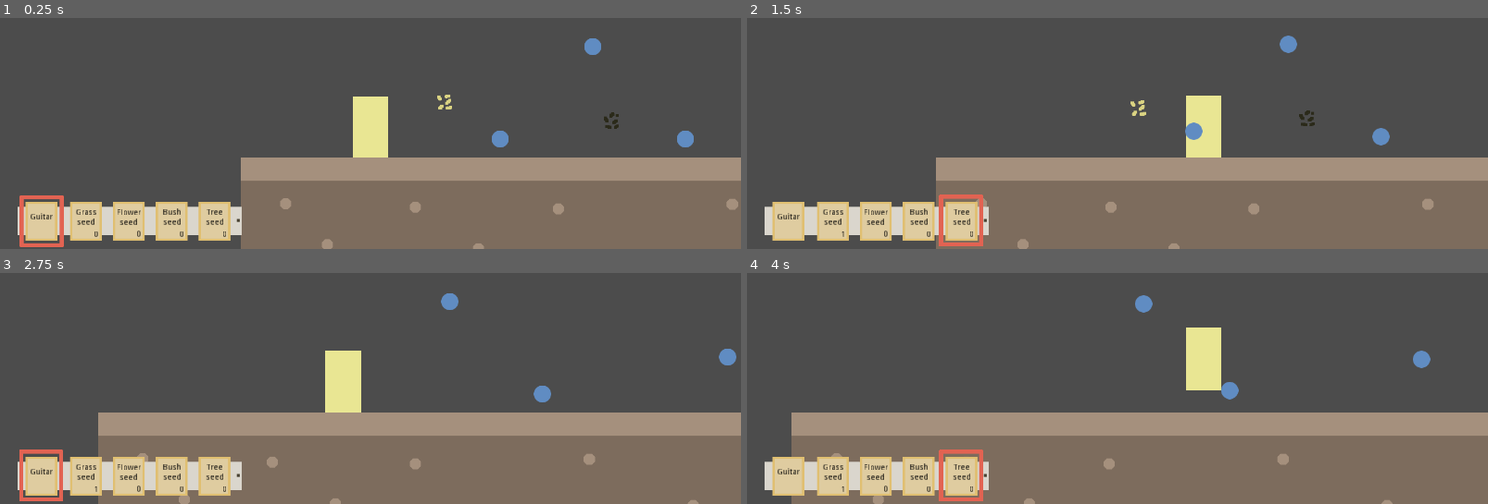
Above: before the commit, frames 1-4 (two rows, left to right).
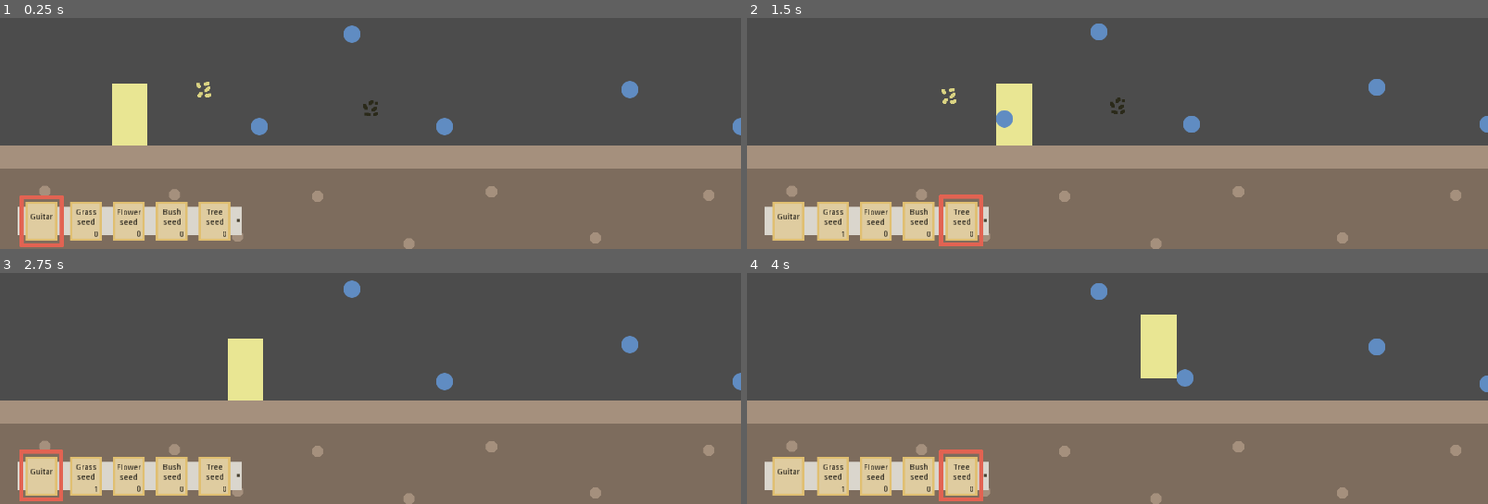
Above: after the commit, the same moments.

Repository: Cowa/Garden-Symphony
Game: Godot game, scene res://scenes/world/World.tscn
The game is run twice, just before and just after one commit, with the same random seed, the same clock (stepped at 60 frames per second) and the same inputs.
Inputs (mouse positions are in pixels of both pictures, inside the frame that each line leads up to):
- Up to frame 1 (0.25 s): no input
- Up to frame 2 (1.5 s): move the mouse to (1280, 20) at 0.52 s; hold Right (ui_right) from 0.53 s (still down); tap Mouse wheel down (left_belt_cursor) at 0.6 s; tap Up (ui_up) at 0.77 s; move the mouse to (969, 61) at 1.27 s; tap Space (plant_seed) at 1.35 s
- Up to frame 3 (2.75 s): tap Up (ui_up) at 1.52 s; move the mouse to (outside the picture) at 2.02 s; release Right (ui_right) at 2.03 s; hold Left (ui_left) from 2.03 s (still down); tap Mouse wheel up (right_belt_cursor) at 2.1 s
- Up to frame 4 (4 s): move the mouse to (1080, 379) at 2.77 s; release Left (ui_left) at 2.78 s; hold Right (ui_right) from 2.78 s (still down); tap Mouse wheel down (left_belt_cursor) at 2.85 s; tap Up (ui_up) at 3.02, 3.77 s; move the mouse to (1339, 358) at 3.52 s; tap Space (plant_seed) at 3.6 s

The runs differ from the first frame. In frame 1, 21% of the frame differs, in the area x 0-100%, y 3-100%; in frame 2, 19%; in frame 3, 17%; in frame 4, 16%.

Commit message:
Add camera limit to world bounds

Diff:
--- a/scenes/items/seeds/PlantedSeed.tscn
+++ b/scenes/items/seeds/PlantedSeed.tscn
@@ -21,7 +21,7 @@
 "values": [ Color( 1, 1, 1, 1 ), Color( 1, 1, 1, 0.156863 ) ]
 }
 
-[node name="PlantedSeed" type="Node2D" index="0"]
+[node name="PlantedSeed" type="Node2D"]
 
 script = ExtResource( 1 )
 
--- a/scenes/player/Player.tscn
+++ b/scenes/player/Player.tscn
@@ -28,7 +28,7 @@
 "values": [ Color( 1, 1, 1, 1 ), Color( 1, 1, 1, 0.326 ), Color( 1, 1, 1, 1 ) ]
 }
 
-[node name="Player" type="KinematicBody2D"]
+[node name="Player" type="KinematicBody2D" index="0"]
 
 position = Vector2( 96, 96 )
 input_pickable = false
@@ -48,15 +48,14 @@
 
 [node name="Camera" type="Camera2D" parent="." index="2"]
 
-offset = Vector2( 0, -110 )
 anchor_mode = 1
 rotating = false
 current = true
 zoom = Vector2( 1, 1 )
-limit_left = -10000000
-limit_top = -10000000
-limit_right = 10000000
-limit_bottom = 10000000
+limit_left = 0
+limit_top = -720
+limit_right = 2560
+limit_bottom = 720
 limit_smoothed = false
 drag_margin_h_enabled = true
 drag_margin_v_enabled = true
@@ -71,7 +70,7 @@
 editor_draw_screen = true
 editor_draw_limits = false
 editor_draw_drag_margin = false
-_sections_unfolded = [ "Limit", "Smoothing" ]
+_sections_unfolded = [ "Drag Margin", "Limit", "Offset", "Smoothing" ]
 __meta__ = {
 "_edit_lock_": true
 }
